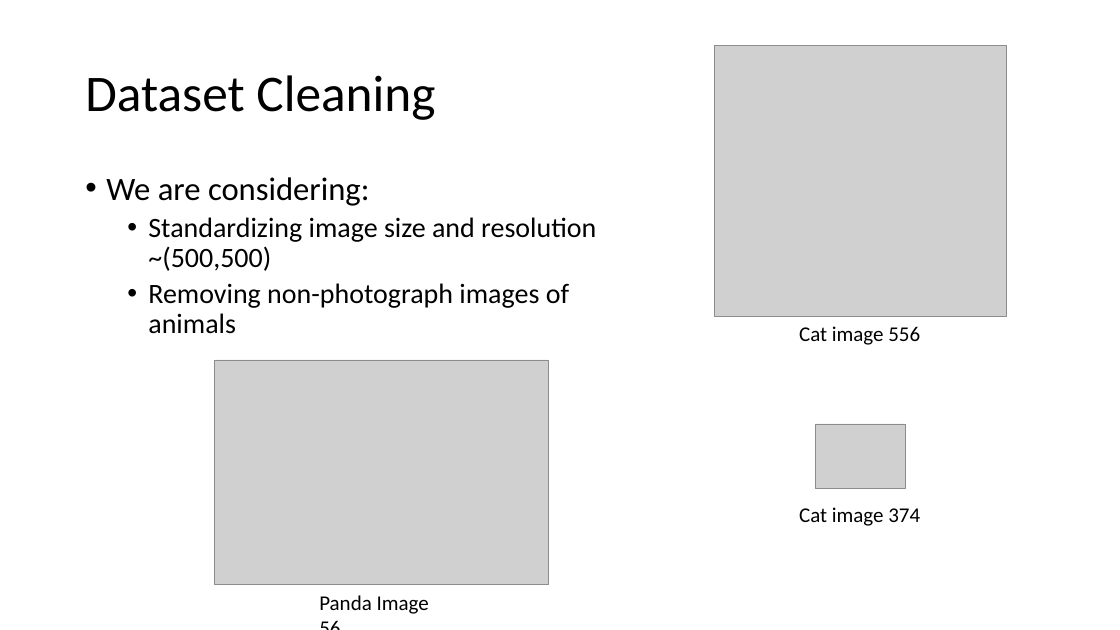
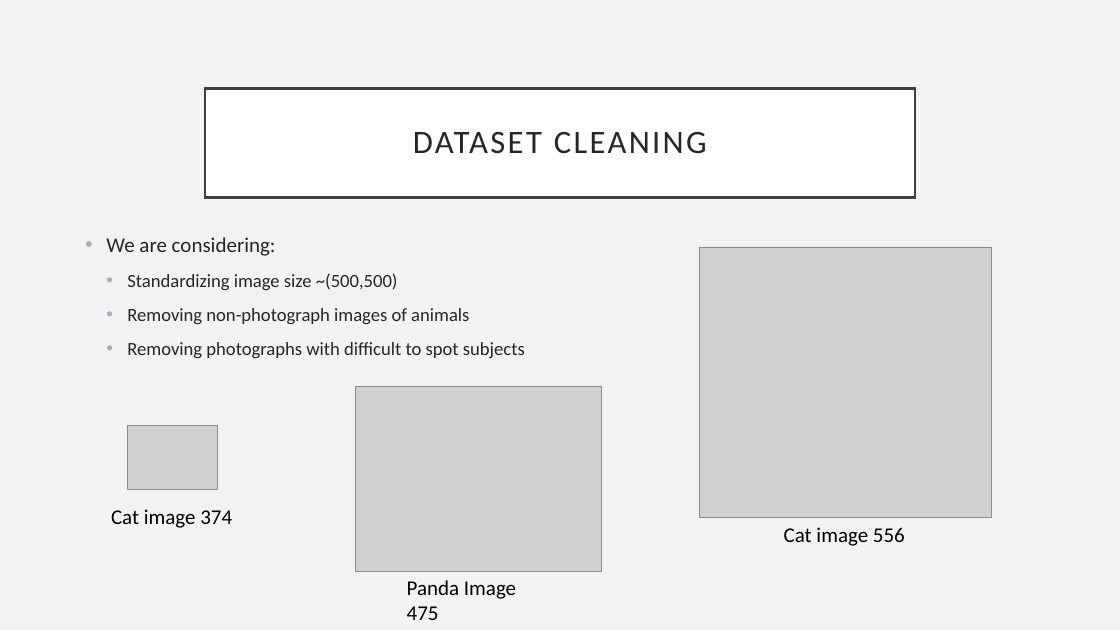
Before and after one commit to EZRA-DVLPR/MachineLearning-Comp542, a slide deck: slide 5 of group_proj/presentations/projPres1.pptx. Drawn at 1120x630 pixels with LibreOffice and Linux fonts; fonts in the diff are those of the drawing; grey boxes stand for pictures. Boxes give left, top, right and bottom in pixels: in the first picture for what was removed or moved away, otherwise in the second. Text is boxed around its words. In the diff, an @@ line names an element or a change of style, - is before the commit and + after.

Commit message:
Final additions to presentation. Also Avg dim size

```diff
--- a/group_proj/presentations/projPres1.pptx
+++ b/group_proj/presentations/projPres1.pptx
@@ background #FFFFFF to #F2F2F2 @@
@@ title "DATASET CLEANING": place and size @@
-title "DATASET CLEANING" at <box>85,75,435,120</box>
+title "DATASET CLEANING" at <box>205,88,915,197</box>
@@ title "DATASET CLEANING" at <box>205,88,915,197</box>: fill none to #FFFFFF; outline none to #404040 2.5 pt @@
@@ title at <box>413,132,707,154</box>: text changed; size 44 to 28 pt; text colour #000000 to #262626 @@
-Dataset Cleaning
+DATASET CLEANING
@@ text "We are considering:": place and size @@
-text "We are considering:" at <box>106,177,596,334</box>
+text "We are considering:" at <box>106,237,525,358</box>
@@ text at <box>106,237,469,324</box>: size 28 to 18 pt in "We are considering:"; text colour #000000 to #262626 in "We are considering:", "Removing non-photograph images of animals"; size 24 to 16 pt in "Removing non-photograph images of animals"; line spacing 0.9 to 1; indent changed; more space between paragraphs @@
@@ picture: place and size @@
-picture at <box>715,46,1007,317</box>
+picture at <box>700,247,991,518</box>
@@ text at <box>127,273,398,290</box>: text changed; size 24 to 16 pt; text colour #000000 to #262626 @@
-  • Standardizing image size and resolution ~(500,500)
+  • Standardizing image size ~(500,500)
@@ text at <box>127,342,525,358</box>: paragraph added @@
+  • Removing photographs with difficult to spot subjects
@@ picture removed at <box>214,360,549,585</box> @@
@@ picture added at <box>355,386,602,571</box> @@
@@ picture: place and size @@
-picture at <box>816,424,906,488</box>
+picture at <box>128,425,218,489</box>
@@ text "Cat image 374": place and size @@
-text "Cat image 374" at <box>799,507,920,526</box>
+text "Cat image 374" at <box>111,509,232,528</box>
@@ text "Cat image 556": place and size @@
-text "Cat image 556" at <box>799,326,920,345</box>
+text "Cat image 556" at <box>784,527,905,546</box>
@@ text at <box>407,580,516,620</box>: text changed @@
-Panda Image 56
+Panda Image 475
```
Also in this commit, not shown: 6 other slides changed, 3 other files.
